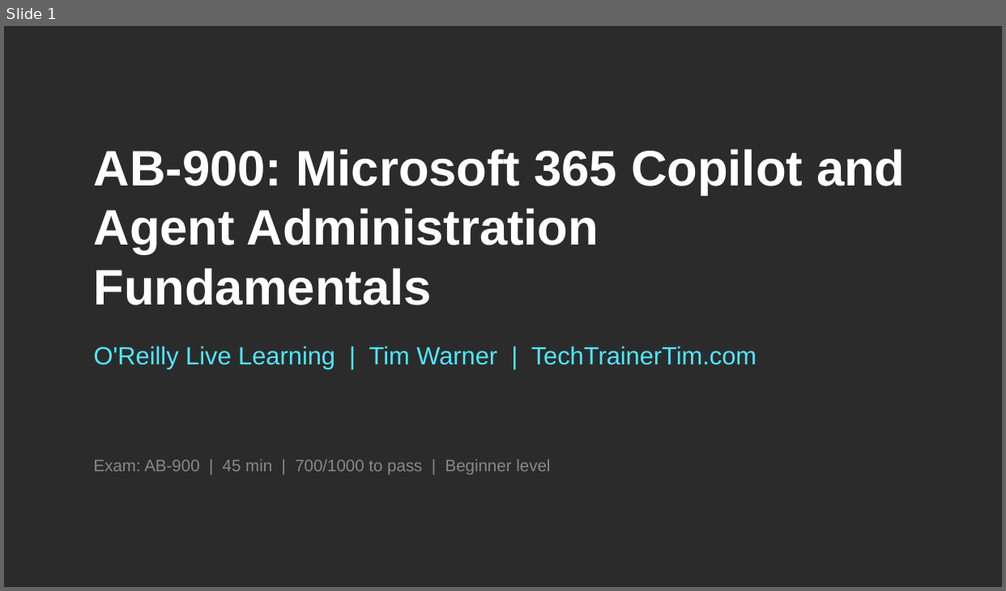
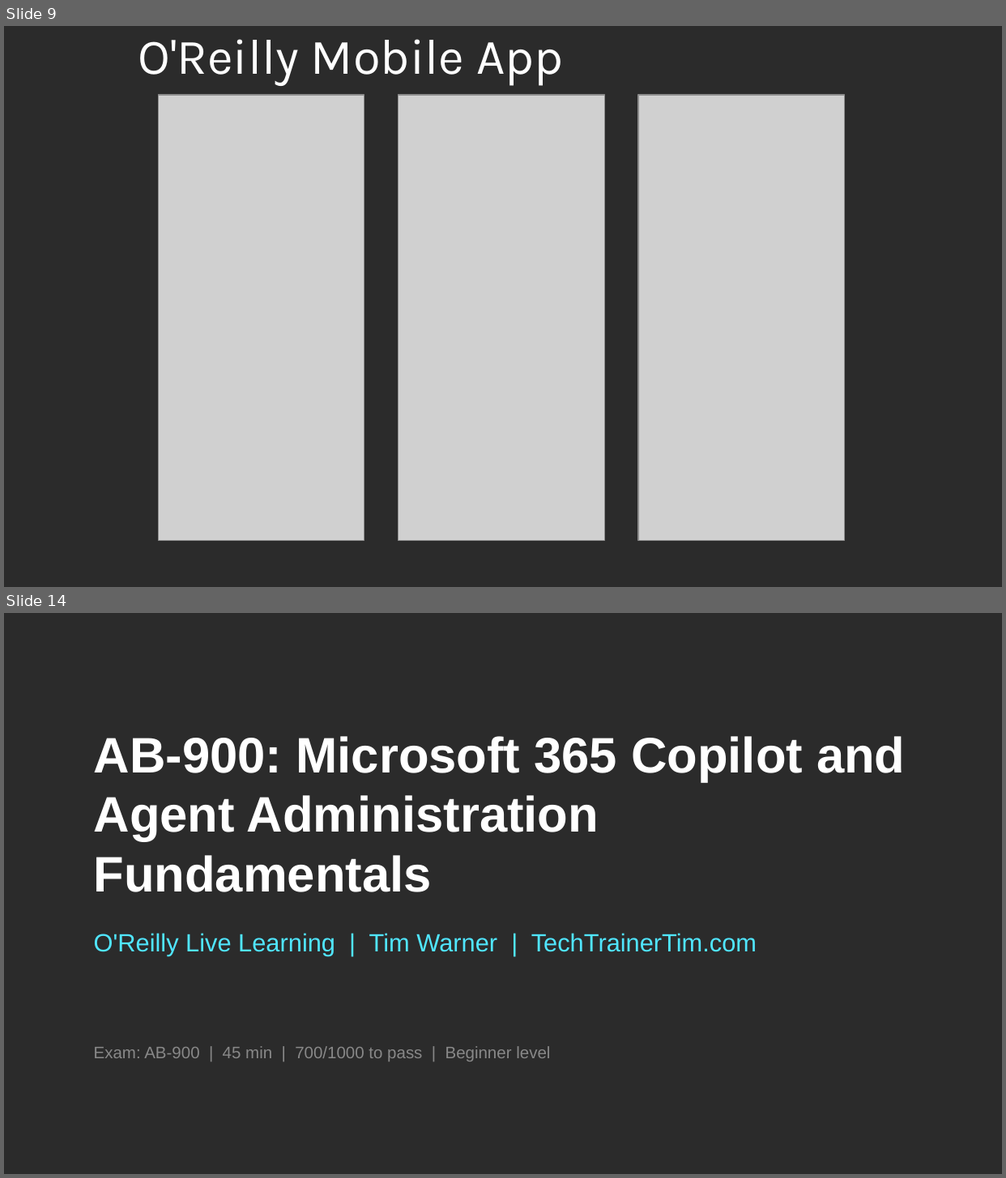
Before and after one commit to timothywarner-org/ab900, a slide deck: warner-ab900-July-2026.pptx. Shown one above the other, each under a label of ours: slide 1 before the commit, slides 9 and 14 after it; the slides between them are not shown. The pictures are 1006x591 and 1006x1178 pixels, drawn with LibreOffice and Linux fonts; fonts in the diff are those of the drawing; grey boxes stand for pictures; background and template pictures are left out; a plain dark background stands for a picture behind light text. Boxes give left, top, right and bottom in pixels: in the first picture for what was removed or moved away, otherwise in the second. Text is boxed around its words. In the diff, an @@ line names an element or a change of style, - is before the commit and + after.

```diff
--- a/warner-ab900-July-2026.pptx
+++ b/warner-ab900-July-2026.pptx
@@ slide 9 added at (x1=4, y1=26, x2=1002, y2=587), background picture (left out) @@
@@ title added at (x1=138, y1=39, x2=563, y2=86), 36 pt, text #FFFFFF @@
+O'Reilly Mobile App
@@ picture added at (x1=158, y1=95, x2=364, y2=541) @@
@@ picture added at (x1=398, y1=95, x2=605, y2=541) @@
@@ picture added at (x1=637, y1=95, x2=844, y2=541) @@
@@ what was slide 1 is now slide 14 @@
```
Also in this commit, not shown: 12 other slides added, 3 other files.
